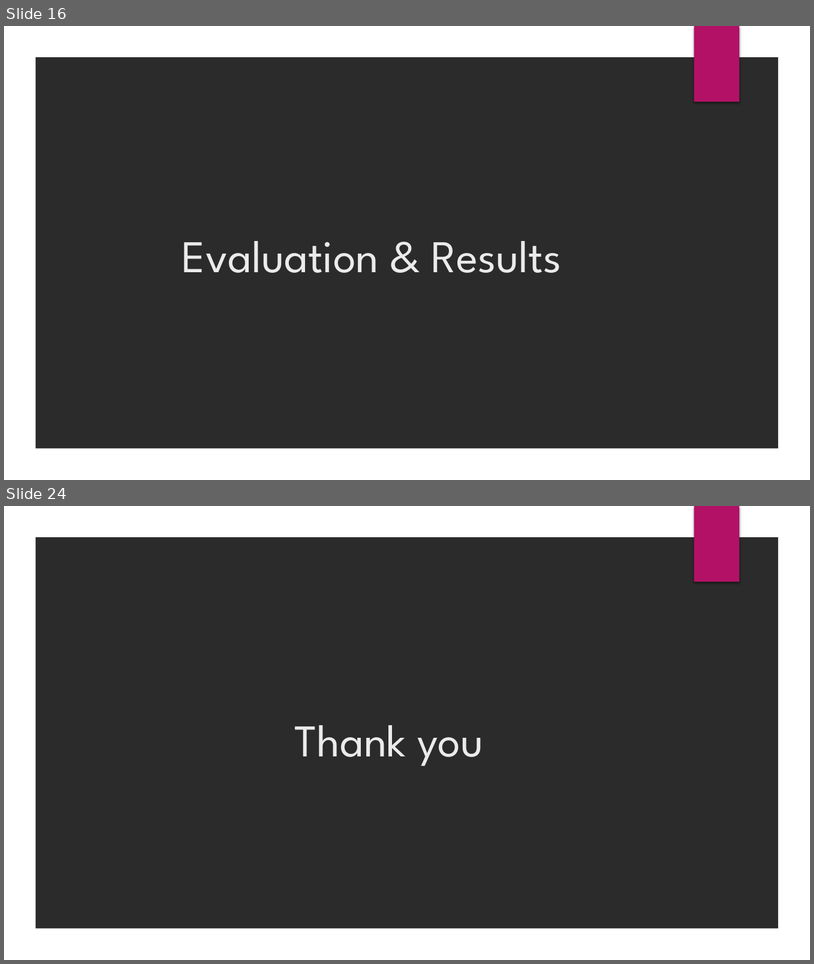
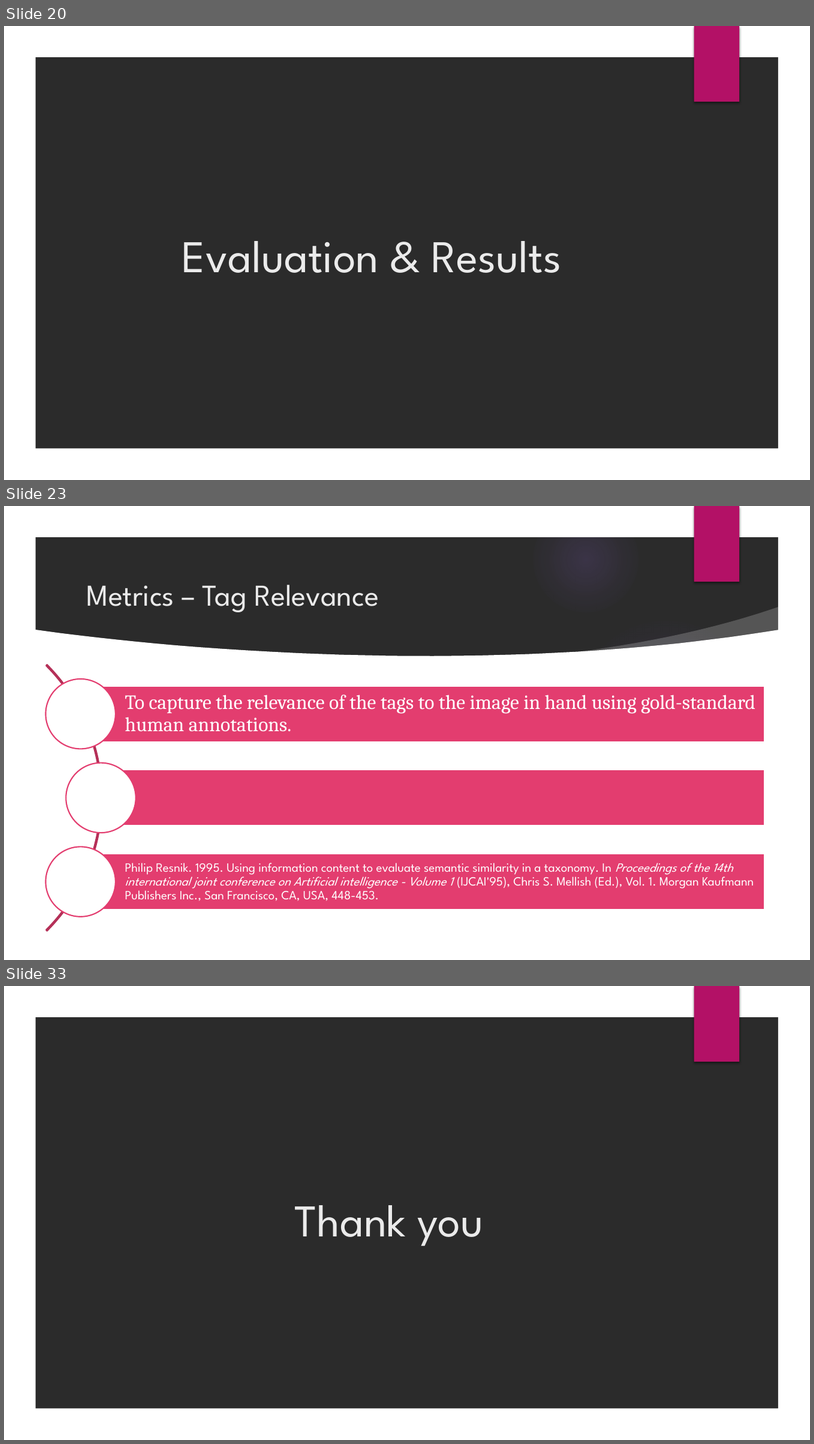
Before and after one commit to saurabhvermaaaa/Adobe-Internship, a slide deck: Internship 2016.pptx. Shown one above the other, each under a label of ours: slides 16 and 24 before the commit, slides 20, 23 and 33 after it; the slides between them are not shown. The pictures are 814x964 and 814x1444 pixels, drawn with LibreOffice and Linux fonts; fonts in the diff are those of the drawing; background and template pictures are left out; a plain dark background stands for a picture behind light text. Boxes give left, top, right and bottom in pixels: in the first picture for what was removed or moved away, otherwise in the second. Text is boxed around its words. In the diff, an @@ line names an element or a change of style, - is before the commit and + after.

```diff
--- a/Internship 2016.pptx
+++ b/Internship 2016.pptx
@@ slide 23 added at [4, 506, 810, 960], background picture (left out); not listed: 2 template elements that a slide beside it also shows @@
@@ title added at [86, 585, 379, 612], 36 pt, text #EBEBEB @@
+Metrics – Tag Relevance
@@ group added at [4, 507, 785, 960]: 5 ellipses, 2 freeform shapes @@
@@ group added at [4, 609, 765, 960]: 3 rectangles, 3 ellipses, 2 texts, 1 arch (boxed as its full ring) @@
+To capture the relevance of the tags to the image in hand using gold-standard human annotations.
+Philip Resnik. 1995. Using information content to evaluate semantic similarity in a taxonomy. In Proceedings of the 14th international joint conference on Artificial intelligence - Volume 1 (IJCAI'95), Chris S. Mellish (Ed.), Vol. 1. Morgan Kaufmann Publishers Inc., San Francisco, CA, USA, 448-453.
@@ what was slide 16 is now slide 20 @@
@@ what was slide 24 is now slide 33 @@
```
Also in this commit, not shown: 5 slides changed, 14 other slides added, 6 slides removed, 9 other files.
